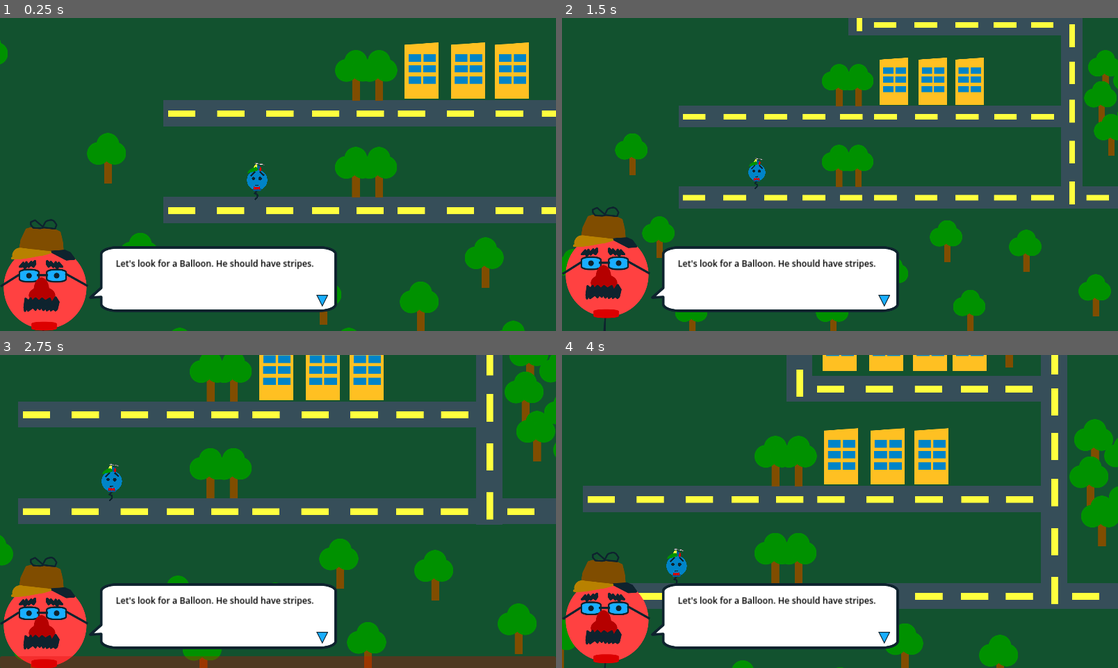
Above: before the commit, frames 1-4 (two rows, left to right).
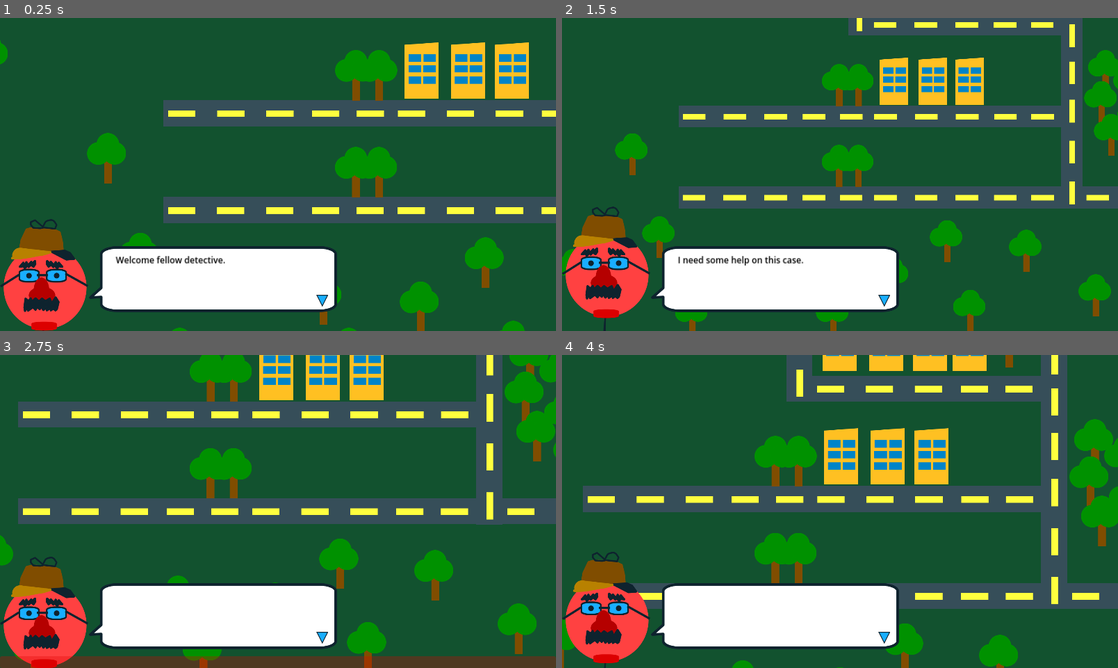
Above: after the commit, the same moments.

Repository: mathew-tran/theanajam22
Game: Godot game, scene res://Scenes/Main.tscn
Same seed, same stepped clock (60 frames per second), same inputs: the game is played once before the commit and once after it.
Inputs (mouse positions are in pixels of both pictures, inside the frame that each line leads up to):
- Up to frame 1 (0.25 s): no input
- Up to frame 2 (1.5 s): move the mouse to (962, 158) at 0.52 s; press the mouse at (962, 158) at 0.53 s; hold D (move_right) 0.53-1.28 s; move the mouse to (728, 190) at 1.27 s; release the mouse at (728, 190) at 1.28 s; hold S (move_down) from 1.28 s (still down); tap Mouse wheel down (scroll_down) at 1.35 s
- Up to frame 3 (2.75 s): click (166, 527) at 1.55 s; move the mouse to (333, 442) at 2.02 s; release S (move_down) at 2.03 s; press the mouse at (333, 442) at 2.03 s; hold D (move_right) from 2.03 s (still down); tap Mouse wheel up (scroll_up) at 2.1 s
- Up to frame 4 (4 s): move the mouse to (812, 574) at 2.77 s; release D (move_right) at 2.78 s; release the mouse at (812, 574) at 2.78 s; hold W (move_up) 2.78-3.53 s; click (812, 574) at 2.85 s; move the mouse to (1006, 558) at 3.52 s; press the mouse at (1006, 558) at 3.53 s; hold A (move_left) from 3.53 s (still down)

The runs differ from the first frame. In frame 1, 0.9% of the frame differs, in the area x 20-57%, y 46-81%; in frame 2, 0.8%; in frame 3, 0.7%; in frame 4, 0.7%.

Commit message:
code to make dialogue run neatly regardless of size

Diff:
--- /dev/null
+++ b/Prefabs/Game/MissionStatements.tscn
@@ -0,0 +1,10 @@
+[gd_scene load_steps=3 format=3 uid="uid://ce3i4ayoi8uvk"]
+
+[ext_resource type="Script" path="res://Scripts/Game/MissionStatements.gd" id="1_nrchv"]
+[ext_resource type="Script" path="res://Scripts/Game/Mission1.gd" id="1_qtig3"]
+
+[node name="MissionStatements" type="Node"]
+script = ExtResource("1_nrchv")
+
+[node name="Mission1" type="Node" parent="."]
+script = ExtResource("1_qtig3")
--- a/Prefabs/UI/PlayerUI.tscn
+++ b/Prefabs/UI/PlayerUI.tscn
@@ -87,12 +87,17 @@
 [node name="Label" type="Label" parent="Control/Speech Bubble"]
 layout_mode = 0
 offset_left = 140.0
-offset_top = 39.0
+offset_top = 27.0
 offset_right = 821.0
-offset_bottom = 189.0
+offset_bottom = 204.0
 theme_override_colors/font_color = Color(0, 0, 0, 1)
 theme_override_font_sizes/font_size = 30
-text = "Let's look for a Balloon. He should have stripes."
+text = "Let's look for a Balloon. He should have stripes.
+asdasd
+das
+das
+"
+autowrap_mode = 2
 
 [node name="TextPip" type="TextureRect" parent="Control/Speech Bubble"]
 layout_mode = 0
--- a/Scenes/Main.tscn
+++ b/Scenes/Main.tscn
@@ -17,6 +17,7 @@
 [ext_resource type="PackedScene" uid="uid://b6vv38hwl3eex" path="res://Prefabs/Environment/FriendsNote.tscn" id="13_jb8o8"]
 [ext_resource type="PackedScene" uid="uid://c4dj6j2f40cmo" path="res://Prefabs/Environment/DeadFriend.tscn" id="14_0tdpu"]
 [ext_resource type="PackedScene" uid="uid://b88eyax2ah30" path="res://Prefabs/Environment/DrinkVendingMachine.tscn" id="15_7ix5h"]
+[ext_resource type="PackedScene" uid="uid://ce3i4ayoi8uvk" path="res://Prefabs/Game/MissionStatements.tscn" id="18_5jp5u"]
 
 [node name="Node2D" type="Node2D"]
 
@@ -350,7 +351,7 @@
 position = Vector2(2192, -408)
 
 [node name="Friend" parent="Environment" instance=ExtResource("9_15cmk")]
-position = Vector2(-72, 400)
+position = Vector2(360, -1048)
 scale = Vector2(0.297468, 0.297468)
 
 [node name="FloatsworthHouse" parent="Environment" instance=ExtResource("10_4emtf")]
@@ -389,3 +390,5 @@
 
 [node name="PlayerUI" parent="CanvasLayer" instance=ExtResource("1_tryda")]
 visible = false
+
+[node name="MissionStatements" parent="." instance=ExtResource("18_5jp5u")]
--- a/Scripts/Autoload/EventManager.gd
+++ b/Scripts/Autoload/EventManager.gd
@@ -4,3 +4,6 @@
 signal PlayerHitRightBoundary
 signal PlayerHitTopBoundary
 signal PlayerHitBottomBoundary
+signal InjectDetDialogue (content)
+signal InjectDialogueContinue
+signal InjectDetDialogueComplete
--- /dev/null
+++ b/Scripts/Game/Mission1.gd
@@ -0,0 +1,9 @@
+extends MissionBase
+
+func ActivateMission():
+	var content1 = "Welcome fellow detective.\nI need some help on this case. \nCan you help me?"
+	EventManager.InjectDetDialogue.emit(content1)
+
+
+func DeactivateMission():
+	pass
--- /dev/null
+++ b/Scripts/Game/MissionBase.gd
@@ -0,0 +1,9 @@
+extends Node
+
+class_name MissionBase
+
+func ActivateMission():
+	pass
+
+func DeactivateMission():
+	pass
--- /dev/null
+++ b/Scripts/Game/MissionStatements.gd
@@ -0,0 +1,13 @@
+extends Node
+
+var Index = -1
+
+func _ready():
+	GoToNextMission()
+
+func GoToNextMission():
+	if Index != -1:
+		get_child(Index).DeactivateMission()
+	Index += 1
+	if get_child_count() > Index:
+		get_child(Index).ActivateMission()
--- a/Scripts/UI/PlayerUI.gd
+++ b/Scripts/UI/PlayerUI.gd
@@ -1,5 +1,9 @@
 extends Control
 
+@onready var SpeechLabel = $"Control/Speech Bubble/Label"
+
+var CurrentContent = []
+var CurrentContentIndex = 0
 func _ready():
 	visible = true
 	$Control/AnimationPlayer.play("animate")
@@ -7,6 +11,7 @@
 	EventManager.connect("PlayerHitBottomBoundary", Callable(self, "OnPlayerHitBottomBoundary"))
 	EventManager.connect("PlayerHitLeftBoundary", Callable(self, "OnPlayerHitLeftBoundary"))
 	EventManager.connect("PlayerHitRightBoundary", Callable(self, "OnPlayerHitRightBoundary"))
+	EventManager.connect("InjectDetDialogue", Callable(self, "OnInjectDetDialogue"))
 
 func OnPlayerHitTopBoundary():
 	$TopBoundaryHint.ActivateHint()
@@ -19,3 +24,43 @@
 
 func OnPlayerHitRightBoundary():
 	$RightBoundaryHint.ActivateHint()
+
+func _input(event):
+	if event.is_action_pressed("mouse_click"):
+		if CurrentContent != []:
+			if CurrentContentIndex < len(CurrentContent) - 1:
+				EventManager.InjectDialogueContinue
+				CurrentContentIndex += 1
+				SetText()
+			else:
+				ClearText()
+				CurrentContent = []
+func SetText():
+	SpeechLabel.text = CurrentContent[CurrentContentIndex]
+
+func ClearText():
+	SpeechLabel.text = ""
+func OnInjectDetDialogue(content):
+	CurrentContent = SplitString(content)
+	CurrentContentIndex = 0
+	SetText()
+
+func SplitString(s: String):
+	var result = []
+	s = s.strip_edges()
+	var splitString = s.split("\n")
+	for split in splitString:
+		if len(split) >= 100:
+			var words = split.split(" ")
+			var sentence = ""
+			for word in words:
+				if len(sentence) + len(word) < 100:
+					sentence += word + " "
+				else:
+					result.append(sentence)
+					sentence = word + " "
+			if sentence != "":
+				result.append(sentence)
+		else:
+			result.append(split)
+	return result
--- a/project.godot
+++ b/project.godot
@@ -65,6 +65,11 @@
 "events": [Object(InputEventMouseButton,"resource_local_to_scene":false,"resource_name":"","device":-1,"window_id":0,"a …(253 unchanged characters)…
 ]
 }
+mouse_click={
+"deadzone": 0.5,
+"events": [Object(InputEventMouseButton,"resource_local_to_scene":false,"resource_name":"","device":-1,"window_id":0,"alt_pressed":false,"shift_pressed":false,"ctrl_pressed":false,"meta_pressed":false,"button_mask":0,"position":Vector2(0, 0),"global_position":Vector2(0, 0),"factor":1.0,"button_index":1,"canceled":false,"pressed":false,"double_click":false,"script":null)
+]
+}
 
 [rendering]
 
Not shown: 1 places in Scenes/Main.tscn that only renumber resources
